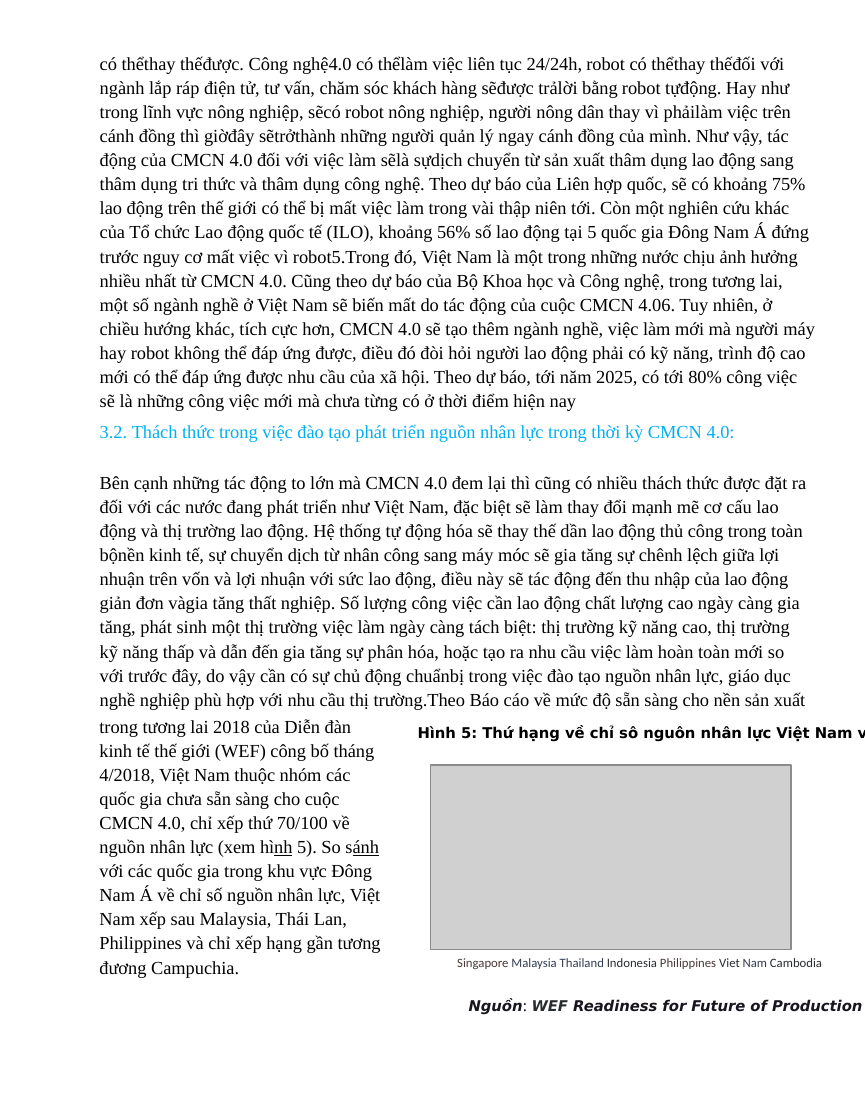
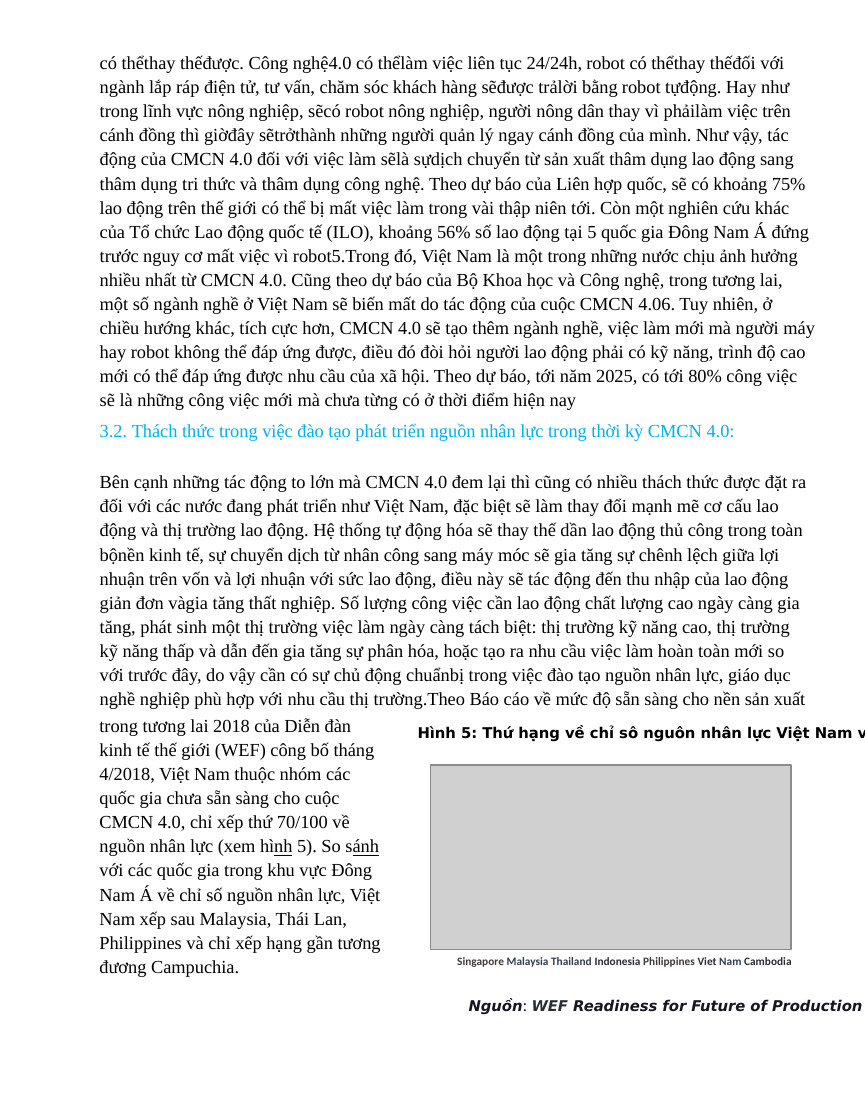
Before and after one commit to tsdphuong0305/18600374, a slide deck: slide 26 of Report.pptx. Drawn at 865x1120 pixels with LibreOffice and Linux fonts; fonts in the diff are those of the drawing; grey boxes stand for pictures. Boxes give left, top, right and bottom in pixels: in the first picture for what was removed or moved away, otherwise in the second. Text is boxed around its words. In the diff, an @@ line names an element or a change of style, - is before the commit and + after.

```diff
--- a/Report.pptx
+++ b/Report.pptx
@@ text "Singapore Malaysia Thailand Indonesia Philippines ..." at bbox=[457, 957, 791, 967]: size 9 to 8 pt, bold on; text colour #4A3A37 to #3E383C in "Singapore Philippines"; text colour #292D30 to #2A2D31 in "Indonesia Viet Cambodia" @@
```
Also in this commit, not shown: 22 other slides changed.
